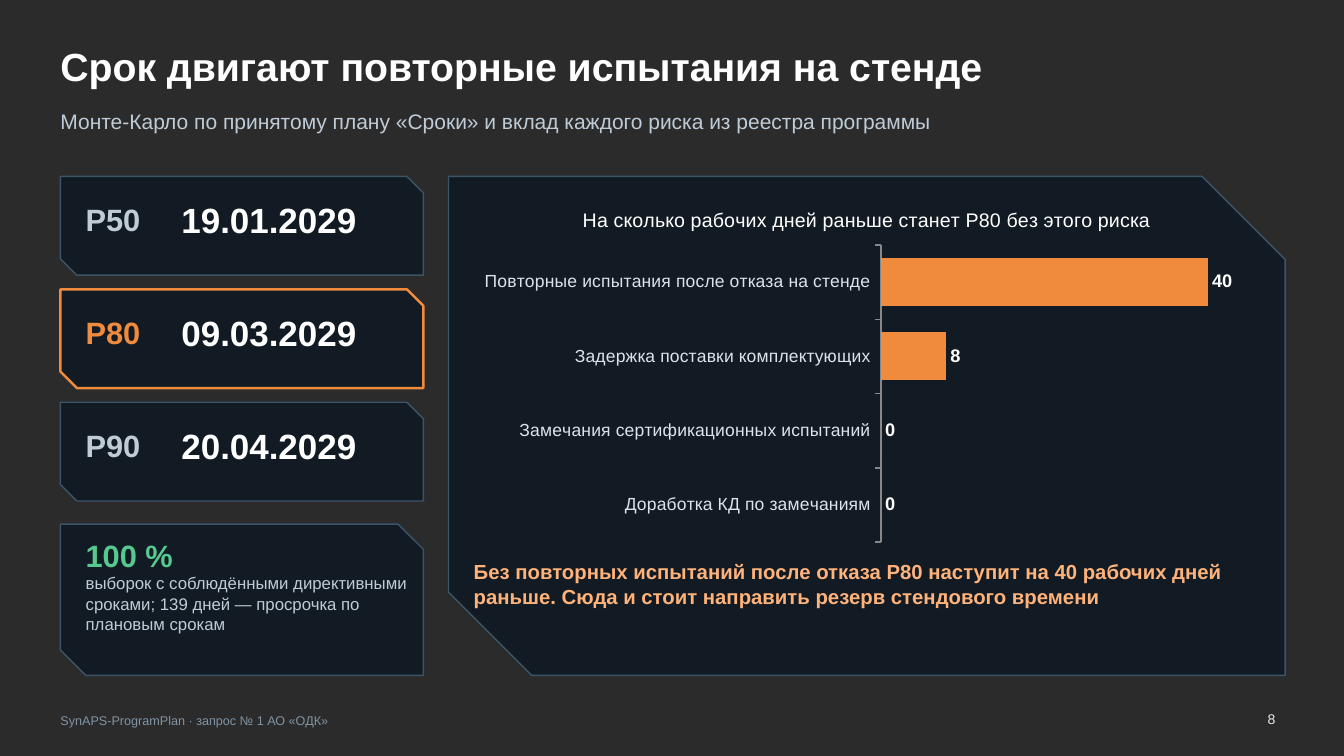
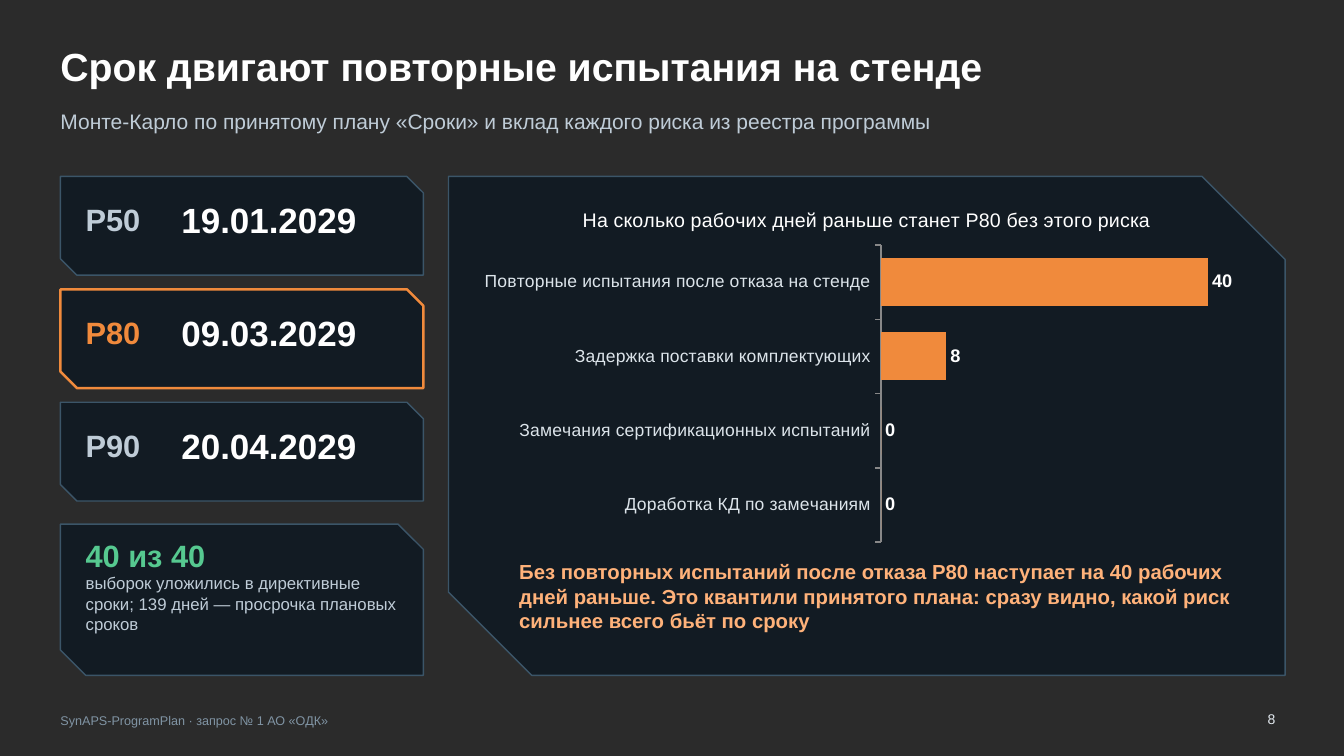
Before and after one commit to KonkovDV/SynAPS-ProgramPlan, a slide deck: slide 8 of SynAPS-ProgramPlan_ODK.pptx. Drawn at 1344x756 pixels with LibreOffice and Linux fonts; fonts in the diff are those of the drawing; background and template pictures are left out; a plain dark background stands for a picture behind light text. Boxes give left, top, right and bottom in pixels: in the first picture for what was removed or moved away, otherwise in the second. Text is boxed around its words. In the diff, an @@ line names an element or a change of style, - is before the commit and + after.

```diff
--- a/SynAPS-ProgramPlan_ODK.pptx
+++ b/SynAPS-ProgramPlan_ODK.pptx
@@ text at (x1=86, y1=545, x2=396, y2=634): text changed @@
-100 %
-выборок с соблюдёнными директивными сроками; 139 дней — просрочка по плановым срокам
+40 из 40
+выборок уложились в директивные сроки; 139 дней — просрочка плановых сроков
@@ text at (x1=519, y1=564, x2=1229, y2=633): text changed @@
-Без повторных испытаний после отказа P80 наступит на 40 рабочих дней раньше. Сюда и стоит направить резерв стендового времени
+Без повторных испытаний после отказа P80 наступает на 40 рабочих дней раньше. Это квантили принятого плана: сразу видно, какой риск сильнее всего бьёт по сроку
```
Also in this commit, not shown: 15 other slides changed, 1 other file.
